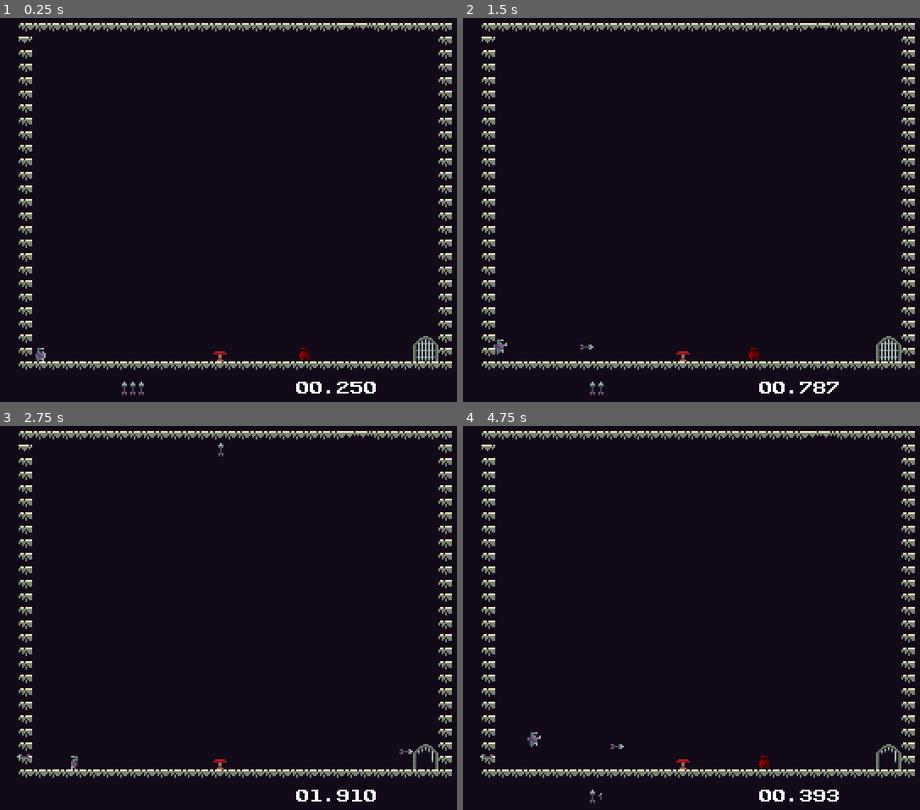
Above: before the commit, frames 1-4 (two rows, left to right).
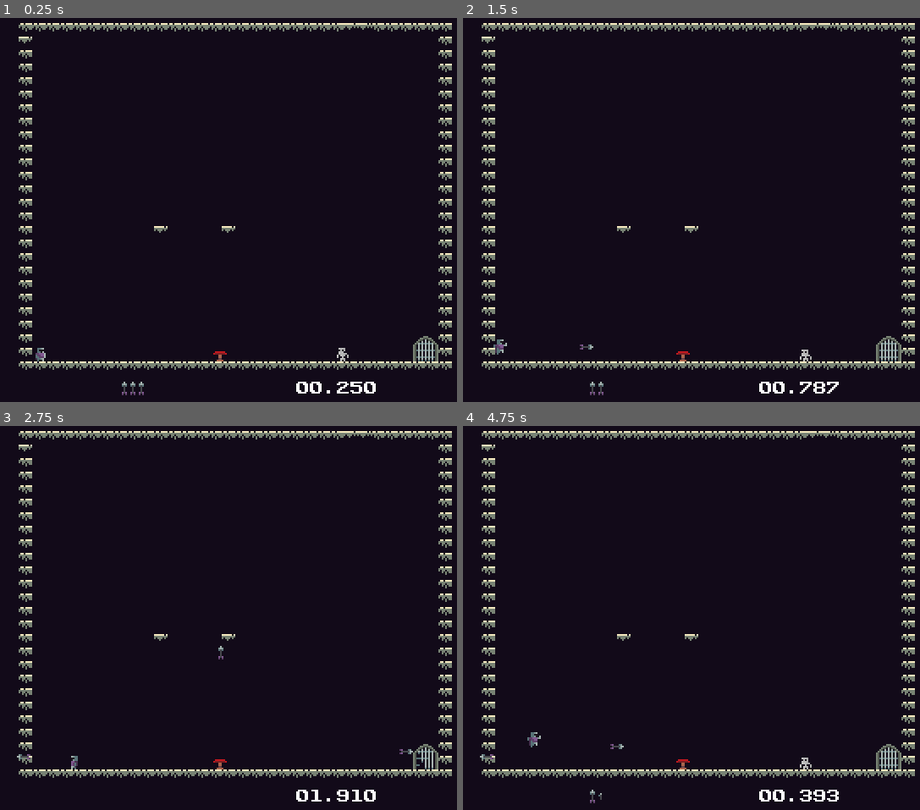
Above: after the commit, the same moments.

Repository: MadDevInc/Gladitta
Game: Godot game, scene res://ambiente_de_teste.tscn
Same seed, same stepped clock (60 frames per second), same inputs: the game is played once before the commit and once after it.
Inputs (mouse positions are in pixels of both pictures, inside the frame that each line leads up to):
- Up to frame 1 (0.25 s): no input
- Up to frame 2 (1.5 s): move the mouse to (673, 279) at 0.52 s; hold , (shoot) 0.53-1.28 s; hold D (move_right) from 0.53 s (still down); tap Space (jump) at 0.77 s; move the mouse to (860, 259) at 1.27 s; click (860, 259) at 1.35 s
- Up to frame 3 (2.75 s): tap Space (jump) at 1.52 s; tap , (shoot) at 1.55, 2.3 s; move the mouse to (73, 545) at 2.02 s; release D (move_right) at 2.03 s; hold A (move_left) from 2.03 s (still down); hold Shift (dash_trigger) from 2.03 s (still down)
- Up to frame 4 (4.75 s): move the mouse to (723, 606) at 2.77 s; release Shift (dash_trigger) at 2.78 s; tap , (shoot) at 2.85, 4.55 s; tap Space (jump) at 3.02, 3.77, 4.52 s; move the mouse to (618, 506) at 3.52 s; hold , (shoot) 3.53-4.28 s; tap R (reset) at 4.15 s; move the mouse to (819, 587) at 4.27 s; release A (move_left) at 4.28 s; hold D (move_right) from 4.28 s (still down); click (819, 587) at 4.35 s

The runs differ from the first frame. In frame 1, 0.2% of the frame differs, in the area x 33-77%, y 54-90%; in frame 2, 0.2%; in frame 3, 0.2%; in frame 4, 0.3%, in the area x 33-96%, y 54-90%.

Commit message:
Implemented Enemy Types and Animations

Diff:
--- a/gladitta/Scenes/Characters/Enemy/Enemy/enemy.gd
+++ b/gladitta/Scenes/Characters/Enemy/Enemy/bat.gd
@@ -11,28 +11,25 @@
 
 var activate_walk = false
 
+@onready var player = get_parent().get_parent().get_parent().get_node("Player")
+
 func _physics_process(delta: float) -> void:
 	if not is_on_floor() and !flying:
 		velocity.y += GRAVITY * delta
 	elif is_on_floor():
 		activate_walk = true
 
+	$AnimatedSprite2D.play("idle")
+
 	if moving:
 		velocity.x = SPEED * direction
-
-		if !flying and activate_walk:
-			if $LSlopeDetector.get_collider() == null and direction == Directions.left:
-				switch_directions()
-
-			if $RSlopeDetector.get_collider() == null and direction == Directions.right:
-				switch_directions()
 
 		if direction == Directions.right:
 			$AnimatedSprite2D.flip_h = false
 		else:
 			$AnimatedSprite2D.flip_h = true
 	else:
-		if get_parent().get_parent().get_parent().get_node("Player").global_position.x > self.global_position.x:
+		if player.global_position.x > self.global_position.x:
 			$AnimatedSprite2D.flip_h = false
 		else:
 			$AnimatedSprite2D.flip_h = true
--- /dev/null
+++ b/gladitta/Scenes/Characters/Enemy/Enemy/bat.tscn
@@ -0,0 +1,73 @@
+[gd_scene load_steps=10 format=3 uid="uid://c3tr7ovy3vgcw"]
+
+[ext_resource type="Script" path="res://Scenes/Characters/Enemy/Enemy/bat.gd" id="1_njhdb"]
+[ext_resource type="Texture2D" uid="uid://b2h551fkxu38j" path="res://Scenes/Characters/Enemy/Enemy/Textures/bat.png" id="3_magvo"]
+
+[sub_resource type="RectangleShape2D" id="RectangleShape2D_ppe5l"]
+size = Vector2(8, 6)
+
+[sub_resource type="AtlasTexture" id="AtlasTexture_8pv2w"]
+atlas = ExtResource("3_magvo")
+region = Rect2(0, 0, 8, 8)
+
+[sub_resource type="AtlasTexture" id="AtlasTexture_0gvpw"]
+atlas = ExtResource("3_magvo")
+region = Rect2(8, 0, 8, 8)
+
+[sub_resource type="SpriteFrames" id="SpriteFrames_58nbo"]
+animations = [{
+"frames": [{
+"duration": 1.0,
+"texture": SubResource("AtlasTexture_8pv2w")
+}, {
+"duration": 1.0,
+"texture": SubResource("AtlasTexture_0gvpw")
+}],
+"loop": true,
+"name": &"idle",
+"speed": 5.0
+}]
+
+[sub_resource type="RectangleShape2D" id="RectangleShape2D_vk3dr"]
+size = Vector2(0.15, 6)
+
+[sub_resource type="RectangleShape2D" id="RectangleShape2D_ka35n"]
+size = Vector2(0.15, 6)
+
+[sub_resource type="RectangleShape2D" id="RectangleShape2D_4pv1n"]
+size = Vector2(9, 7)
+
+[node name="Bat" type="CharacterBody2D" groups=["Enemy"]]
+script = ExtResource("1_njhdb")
+
+[node name="CollisionShape2D" type="CollisionShape2D" parent="."]
+shape = SubResource("RectangleShape2D_ppe5l")
+
+[node name="AnimatedSprite2D" type="AnimatedSprite2D" parent="."]
+sprite_frames = SubResource("SpriteFrames_58nbo")
+animation = &"idle"
+frame_progress = 0.4394
+
+[node name="RWallDetector" type="Area2D" parent="."]
+
+[node name="CollisionShape2D" type="CollisionShape2D" parent="RWallDetector"]
+position = Vector2(4.075, 0)
+shape = SubResource("RectangleShape2D_vk3dr")
+
+[node name="LWallDetector" type="Area2D" parent="."]
+
+[node name="CollisionShape2D" type="CollisionShape2D" parent="LWallDetector"]
+position = Vector2(-4.075, 0)
+shape = SubResource("RectangleShape2D_ka35n")
+
+[node name="Detector" type="Area2D" parent="."]
+collision_layer = 3
+collision_mask = 3
+
+[node name="CollisionShape2D" type="CollisionShape2D" parent="Detector"]
+shape = SubResource("RectangleShape2D_4pv1n")
+
+[connection signal="body_entered" from="RWallDetector" to="." method="_on_r_wall_detector_body_entered"]
+[connection signal="body_entered" from="LWallDetector" to="." method="_on_l_wall_detector_body_entered"]
+[connection signal="area_entered" from="Detector" to="." method="_on_detector_area_entered"]
+[connection signal="body_entered" from="Detector" to="." method="_on_detector_body_entered"]
--- /dev/null
+++ b/gladitta/Scenes/Characters/Enemy/Enemy/skeleton.gd
@@ -0,0 +1,75 @@
+extends CharacterBody2D
+
+enum Directions {right = 1, left = -1}
+
+const SPEED = 15.0
+const GRAVITY = 800.0
+
+var flying : bool
+var moving : bool
+var direction : Directions = Directions.right
+
+var activate_walk = false
+
+@onready var player = get_parent().get_parent().get_parent().get_node("Player")
+
+func _physics_process(delta: float) -> void:
+	if not is_on_floor() and !flying:
+		velocity.y += GRAVITY * delta
+	elif is_on_floor():
+		activate_walk = true
+
+	if moving:
+		velocity.x = SPEED * direction
+
+		$AnimatedSprite2D.play("run")
+
+		if !flying and activate_walk:
+			if $LSlopeDetector.get_collider() == null and direction == Directions.left:
+				switch_directions()
+
+			if $RSlopeDetector.get_collider() == null and direction == Directions.right:
+				switch_directions()
+
+		if direction == Directions.right:
+			$AnimatedSprite2D.flip_h = false
+		else:
+			$AnimatedSprite2D.flip_h = true
+	else:
+		$AnimatedSprite2D.play("idle")
+
+		if player.global_position.x > self.global_position.x:
+			$AnimatedSprite2D.flip_h = false
+		else:
+			$AnimatedSprite2D.flip_h = true
+
+	move_and_slide()
+
+func launch(dir):
+	velocity.y = dir.y * -300
+	velocity.x = dir.x * -250
+
+func _on_r_wall_detector_body_entered(body: Node2D) -> void:
+	if body.is_in_group("Solid"):
+		switch_directions()
+
+func _on_l_wall_detector_body_entered(body: Node2D) -> void:
+	if body.is_in_group("Solid"):
+		switch_directions()
+
+func switch_directions():
+	if direction == Directions.right:
+		direction = Directions.left
+	else:
+		direction = Directions.right
+
+func _on_detector_area_entered(area: Area2D) -> void:
+	if area.is_in_group("Sword"):
+		kill()
+
+func _on_detector_body_entered(body: Node2D) -> void:
+	if body.is_in_group("Arrow"):
+		kill()
+
+func kill():
+	queue_free()
--- a/gladitta/Scenes/Characters/Enemy/Enemy/enemy.tscn
+++ b/gladitta/Scenes/Characters/Enemy/Enemy/skeleton.tscn
@@ -1,43 +1,35 @@
-[gd_scene load_steps=14 format=3 uid="uid://c3tr7ovy3vgcw"]
+[gd_scene load_steps=12 format=3 uid="uid://svqbqgswci3y"]
 
-[ext_resource type="Script" path="res://Scenes/Characters/Enemy/Enemy/enemy.gd" id="1_6offc"]
-[ext_resource type="Texture2D" uid="uid://bst3ep1s6w1f" path="res://Scenes/Characters/Player/Textures/player.png" id="2_0ef6u"]
+[ext_resource type="Script" path="res://Scenes/Characters/Enemy/Enemy/skeleton.gd" id="1_2n3iy"]
+[ext_resource type="Texture2D" uid="uid://dftes77haxc8p" path="res://Scenes/Characters/Enemy/Enemy/Textures/skeleton.png" id="2_hqild"]
 
 [sub_resource type="RectangleShape2D" id="RectangleShape2D_ppe5l"]
-size = Vector2(6, 10)
+size = Vector2(8, 9)
 
-[sub_resource type="AtlasTexture" id="AtlasTexture_yfvk8"]
-atlas = ExtResource("2_0ef6u")
+[sub_resource type="AtlasTexture" id="AtlasTexture_sh7k4"]
+atlas = ExtResource("2_hqild")
 region = Rect2(0, 0, 8, 9)
 
-[sub_resource type="AtlasTexture" id="AtlasTexture_pruom"]
-atlas = ExtResource("2_0ef6u")
+[sub_resource type="AtlasTexture" id="AtlasTexture_hs4s6"]
+atlas = ExtResource("2_hqild")
 region = Rect2(8, 0, 8, 9)
 
-[sub_resource type="AtlasTexture" id="AtlasTexture_kcrc3"]
-atlas = ExtResource("2_0ef6u")
-region = Rect2(32, 0, 8, 9)
+[sub_resource type="AtlasTexture" id="AtlasTexture_2jngj"]
+atlas = ExtResource("2_hqild")
+region = Rect2(16, 0, 8, 9)
 
-[sub_resource type="AtlasTexture" id="AtlasTexture_hsmut"]
-atlas = ExtResource("2_0ef6u")
-region = Rect2(40, 0, 8, 9)
-
-[sub_resource type="AtlasTexture" id="AtlasTexture_ne2lu"]
-atlas = ExtResource("2_0ef6u")
-region = Rect2(48, 0, 8, 9)
-
-[sub_resource type="AtlasTexture" id="AtlasTexture_611gd"]
-atlas = ExtResource("2_0ef6u")
+[sub_resource type="AtlasTexture" id="AtlasTexture_iaseo"]
+atlas = ExtResource("2_hqild")
 region = Rect2(24, 0, 8, 9)
 
 [sub_resource type="SpriteFrames" id="SpriteFrames_58nbo"]
 animations = [{
 "frames": [{
 "duration": 1.0,
-"texture": SubResource("AtlasTexture_yfvk8")
+"texture": SubResource("AtlasTexture_sh7k4")
 }, {
 "duration": 1.0,
-"texture": SubResource("AtlasTexture_pruom")
+"texture": SubResource("AtlasTexture_hs4s6")
 }],
 "loop": true,
 "name": &"idle",
@@ -45,16 +37,10 @@
 }, {
 "frames": [{
 "duration": 1.0,
-"texture": SubResource("AtlasTexture_kcrc3")
+"texture": SubResource("AtlasTexture_2jngj")
 }, {
 "duration": 1.0,
-"texture": SubResource("AtlasTexture_hsmut")
-}, {
-"duration": 1.0,
-"texture": SubResource("AtlasTexture_ne2lu")
-}, {
-"duration": 1.0,
-"texture": SubResource("AtlasTexture_611gd")
+"texture": SubResource("AtlasTexture_iaseo")
 }],
 "loop": true,
 "name": &"run",
@@ -62,44 +48,42 @@
 }]
 
 [sub_resource type="RectangleShape2D" id="RectangleShape2D_vk3dr"]
-size = Vector2(0.15, 10)
+size = Vector2(0.15, 9)
 
 [sub_resource type="RectangleShape2D" id="RectangleShape2D_ka35n"]
-size = Vector2(0.15, 10)
+size = Vector2(0.15, 9)
 
 [sub_resource type="RectangleShape2D" id="RectangleShape2D_4pv1n"]
-size = Vector2(7, 11)
+size = Vector2(9, 10)
 
-[node name="Enemy" type="CharacterBody2D" groups=["Enemy"]]
-script = ExtResource("1_6offc")
+[node name="Skeleton" type="CharacterBody2D" groups=["Enemy"]]
+script = ExtResource("1_2n3iy")
 
 [node name="CollisionShape2D" type="CollisionShape2D" parent="."]
 shape = SubResource("RectangleShape2D_ppe5l")
 
 [node name="AnimatedSprite2D" type="AnimatedSprite2D" parent="."]
-modulate = Color(1, 0, 0, 1)
 sprite_frames = SubResource("SpriteFrames_58nbo")
-animation = &"idle"
-autoplay = "idle"
+animation = &"run"
 
 [node name="LSlopeDetector" type="RayCast2D" parent="."]
-position = Vector2(-2, 0)
+position = Vector2(-3, 0)
 target_position = Vector2(0, 6)
 
 [node name="RSlopeDetector" type="RayCast2D" parent="."]
-position = Vector2(2, 0)
+position = Vector2(3, 0)
 target_position = Vector2(0, 6)
 
 [node name="RWallDetector" type="Area2D" parent="."]
 
 [node name="CollisionShape2D" type="CollisionShape2D" parent="RWallDetector"]
-position = Vector2(3.075, 0)
+position = Vector2(4.075, 0)
 shape = SubResource("RectangleShape2D_vk3dr")
 
 [node name="LWallDetector" type="Area2D" parent="."]
 
 [node name="CollisionShape2D" type="CollisionShape2D" parent="LWallDetector"]
-position = Vector2(-3.075, 0)
+position = Vector2(-4.075, 0)
 shape = SubResource("RectangleShape2D_ka35n")
 
 [node name="Detector" type="Area2D" parent="."]
--- a/gladitta/Scenes/Characters/Enemy/EnemySpawner/enemy_spawner.gd
+++ b/gladitta/Scenes/Characters/Enemy/EnemySpawner/enemy_spawner.gd
@@ -1,3 +1,4 @@
+@tool
 extends Node2D
 
 enum Directions {right = 1, left = -1}
@@ -11,17 +12,22 @@
 
 var current_enemy = null
 
-var enemy_scene = load("res://Scenes/Characters/Enemy/Enemy/enemy.tscn")
+var skeleton_scene = load("res://Scenes/Characters/Enemy/Enemy/skeleton.tscn")
+var bat_scene = load("res://Scenes/Characters/Enemy/Enemy/bat.tscn")
 
 func _ready() -> void:
-	get_parent().get_parent().get_node("Player").death.connect(_on_player_death)
-	current_enemy = $Enemy
-	current_enemy.flying = flying
-	current_enemy.moving = moving
-	current_enemy.direction = direction
+	if !Engine.is_editor_hint():
+		$Sprite2D.hide()
+		get_parent().get_parent().get_node("Player").death.connect(_on_player_death)
+		generate_enemy()
 
 func generate_enemy():
-	var enemy_instance = enemy_scene.instantiate()
+	var enemy_instance
+	if flying:
+		enemy_instance = bat_scene.instantiate()
+	else:
+		enemy_instance = skeleton_scene.instantiate()
+
 	self.call_deferred("add_child", enemy_instance)
 	current_enemy = enemy_instance
 	current_enemy.flying = flying
@@ -32,3 +38,10 @@
 	if current_enemy != null:
 		current_enemy.queue_free()
 	generate_enemy()
+
+func _process(delta: float) -> void:
+	if Engine.is_editor_hint():
+		if flying:
+			$Sprite2D.texture = load("res://Scenes/Characters/Enemy/Enemy/Textures/bat.png")
+		else:
+			$Sprite2D.texture = load("res://Scenes/Characters/Enemy/Enemy/Textures/skeleton.png")
--- a/gladitta/Scenes/Characters/Enemy/EnemySpawner/enemy_spawner.tscn
+++ b/gladitta/Scenes/Characters/Enemy/EnemySpawner/enemy_spawner.tscn
@@ -1,9 +1,12 @@
 [gd_scene load_steps=3 format=3 uid="uid://cur55mkndr5k6"]
 
 [ext_resource type="Script" path="res://Scenes/Characters/Enemy/EnemySpawner/enemy_spawner.gd" id="1_1ftib"]
-[ext_resource type="PackedScene" uid="uid://c3tr7ovy3vgcw" path="res://Scenes/Characters/Enemy/Enemy/enemy.tscn" id="2_au8r3"]
+[ext_resource type="Texture2D" uid="uid://dftes77haxc8p" path="res://Scenes/Characters/Enemy/Enemy/Textures/skeleton.png" id="2_k0ilx"]
 
 [node name="EnemySpawner" type="Node2D"]
 script = ExtResource("1_1ftib")
 
-[node name="Enemy" parent="." instance=ExtResource("2_au8r3")]
+[node name="Sprite2D" type="Sprite2D" parent="."]
+texture = ExtResource("2_k0ilx")
+region_enabled = true
+region_rect = Rect2(0, 1, 8, 8)
--- a/gladitta/Scenes/Levels/LevelEnding/level_ending.gd
+++ b/gladitta/Scenes/Levels/LevelEnding/level_ending.gd
@@ -7,6 +7,9 @@
 @onready var reset_lock = locked
 
 var is_player_inside = false
+
+func is_locked():
+	return locked
 
 func unlock():
 	locked = false
@@ -26,3 +29,4 @@
 
 func reset():
 	locked = reset_lock
+	$AnimatedSprite2D.frame = 0
--- a/gladitta/Scenes/Levels/Template/level_template.gd
+++ b/gladitta/Scenes/Levels/Template/level_template.gd
@@ -12,7 +12,8 @@
 	for child in $Enemies.get_children():
 		if child.current_enemy != null:
 			return
-	$LevelEnding.unlock()
+	if $LevelEnding.is_locked():
+		$LevelEnding.unlock()
 
 func _on_player_death() -> void:
 	$CanvasLayer/Timer.reset()
--- a/gladitta/ambiente_de_teste.tscn
+++ b/gladitta/ambiente_de_teste.tscn
@@ -14,12 +14,10 @@
 position = Vector2(273, 208)
 
 [node name="WorldTileMap" parent="." index="2"]
-tile_map_data = PackedByteArray("AAAEAAUAAAADAAQAAAAEAAYAAAA …(1728 unchanged characters)… DAAQAAAAEAAQAAAADAAQAAAAjABsAAAADAAQAAAA=")
+tile_map_data = PackedByteArray("AAAEAAUAAAADAAQAAAAEAAYAAAA …(1728 unchanged characters)… DAAQAAAAEAAQAAAADAAQAAAAjABsAAAADAAQAAAAOABEAAAAFAAQAAAATABEAAAAFAAQAAAA=")
 
 [node name="EnemySpawner" parent="Enemies" index="0" instance=ExtResource("3_ona6a")]
-position = Vector2(205, 200)
-moving = true
-direction = -1
+position = Vector2(224, 211)
 
-[node name="Spring" parent="." index="7" instance=ExtResource("4_lmear")]
+[node name="Spring" parent="." index="6" instance=ExtResource("4_lmear")]
 position = Vector2(151, 212)
Binary file removed: gladitta/ArquivosBubu/bat.png
Binary file removed: gladitta/ArquivosBubu/bat2.png
Binary file added: gladitta/Scenes/Characters/Enemy/Enemy/Textures/bat.png
Not shown, changed: gladitta/Scenes/Characters/Enemy/Enemy/Textures/bat.png.import
Binary file added: gladitta/Scenes/Characters/Enemy/Enemy/Textures/bat2.png
Not shown, changed: gladitta/Scenes/Characters/Enemy/Enemy/Textures/bat2.png.import
Renamed: gladitta/ArquivosBubu/skeleton.png -> gladitta/Scenes/Characters/Enemy/Enemy/Textures/skeleton.png
Not shown, changed: gladitta/Scenes/Characters/Enemy/Enemy/Textures/skeleton.png.import
